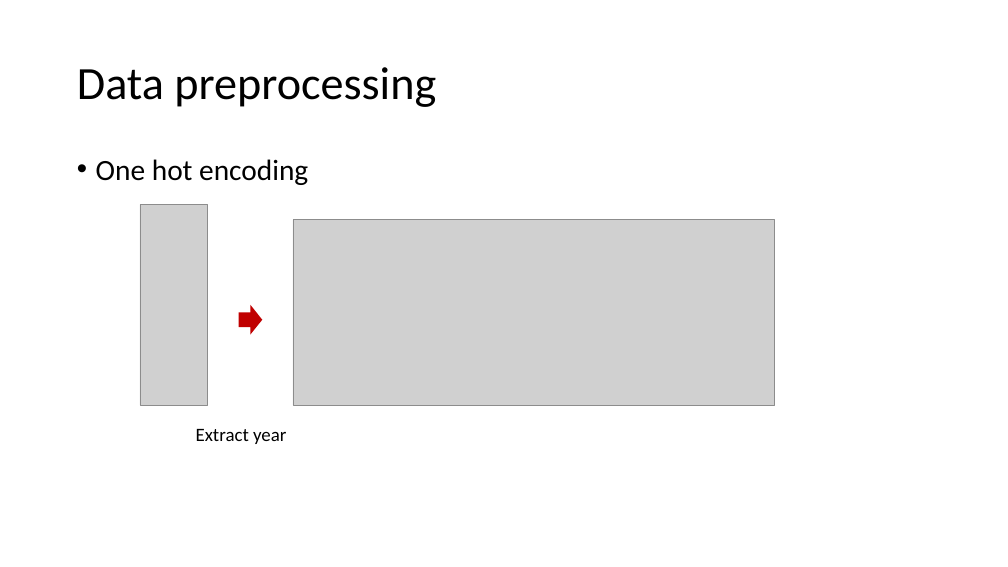
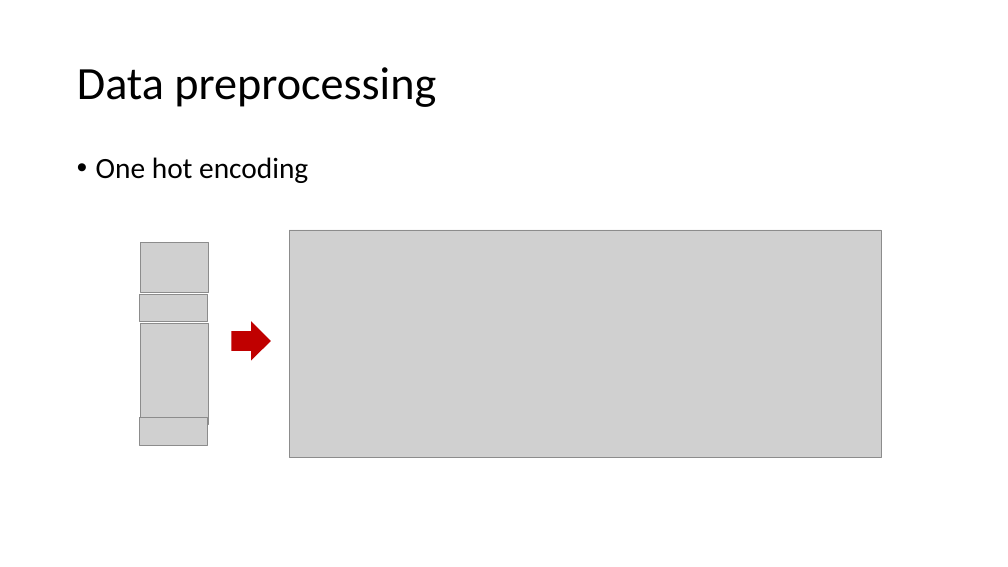
Before and after one commit to Phophism/python_project, a slide deck: slide 10 of Presentation.pptx (slide 11 before the commit). Drawn at 1008x567 pixels with LibreOffice and Linux fonts; fonts in the diff are those of the drawing; grey boxes stand for pictures. Boxes give left, top, right and bottom in pixels: in the first picture for what was removed or moved away, otherwise in the second. Text is boxed around its words. In the diff, an @@ line names an element or a change of style, - is before the commit and + after.

```diff
--- a/Presentation.pptx
+++ b/Presentation.pptx
@@ picture: place and size @@
-picture at [293,220,774,405]
+picture at [289,230,881,457]
@@ picture: place and size @@
-picture at [140,205,208,405]
+picture at [141,243,209,293]
@@ picture added at [140,294,208,321] @@
@@ picture added at [141,323,209,423] @@
@@ down arrow: place and size @@
-down arrow at [239,305,262,334]
+down arrow at [231,321,271,361]
@@ picture added at [140,417,208,445] @@
@@ text removed at [196,429,286,444] @@
-Extract year
```
Also in this commit, not shown: 9 other slides changed, 4 slides removed.
